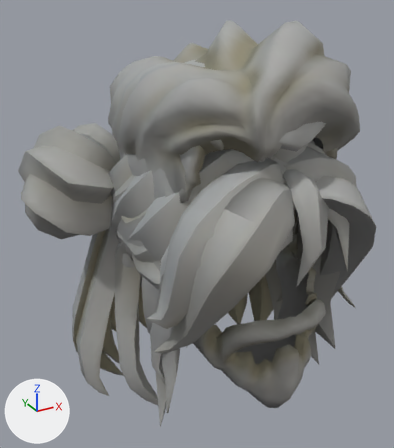
An edit to the glTF model public/assets/characters/hair.glb, drawn before and after from the same camera.
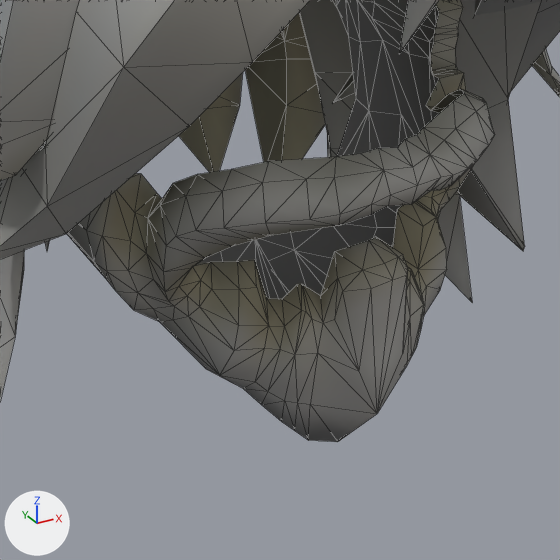
Each version appears first whole from a camera (50 mm lens) standing at (-0.223, -0.347, 1.863) and looking at (-0.013, 0.035, 1.672), and next in a close-up on the part from 44% to 88% of the width and 60% to 99% of the height. Arrows for +X, +Y and +Z are at lower left; the lights stay in place. The first two pictures are the older version. Both versions are drawn at the pose saved in each file; the numbers are the values there. The close-ups show mesh edges as thin lines.

The first close-up shows 'HAIR_Beard', 'HAIR_Buns', 'HAIR_Long'.
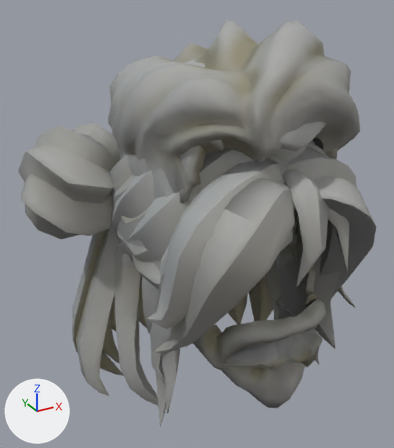
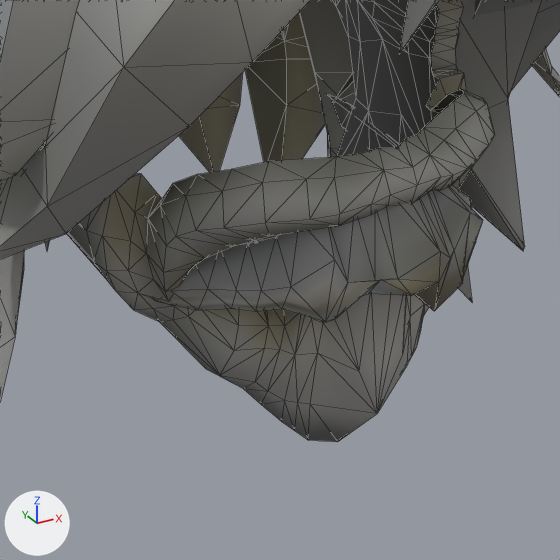
Changed parts and their boxes [x1, y1, x2, y2] in the close-ups (560 x 560 px):
'HAIR_Moustache', added: after [154, 94, 483, 322]

The edits, one by one:
Mesh me_hair_moustache is new.
It has 84 vertices, 120 faces and spans x -0.046..0.0482, y -0.1072..-0.0075, z 1.5956..1.6364.
It uses material mat_mi_hair_1 (picture img_t_hair_1_basecolor).
Object 'HAIR_Moustache' (ob_hair_moustache) is new; it shows me_hair_moustache.
Its location is (0.0, 0.0, 0.0).
